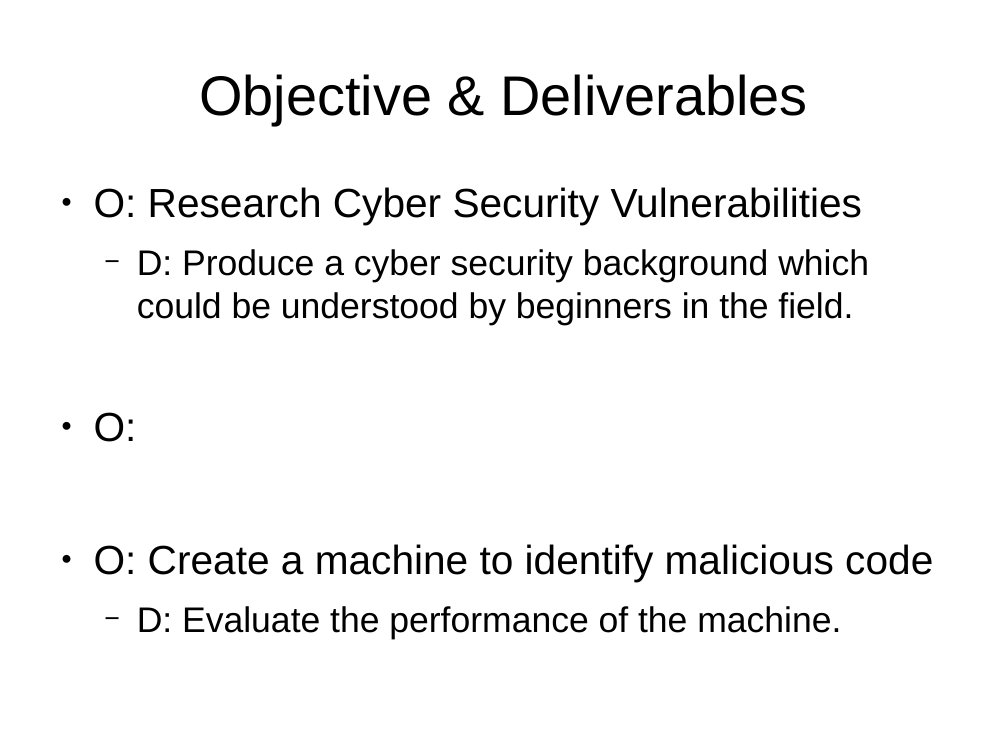
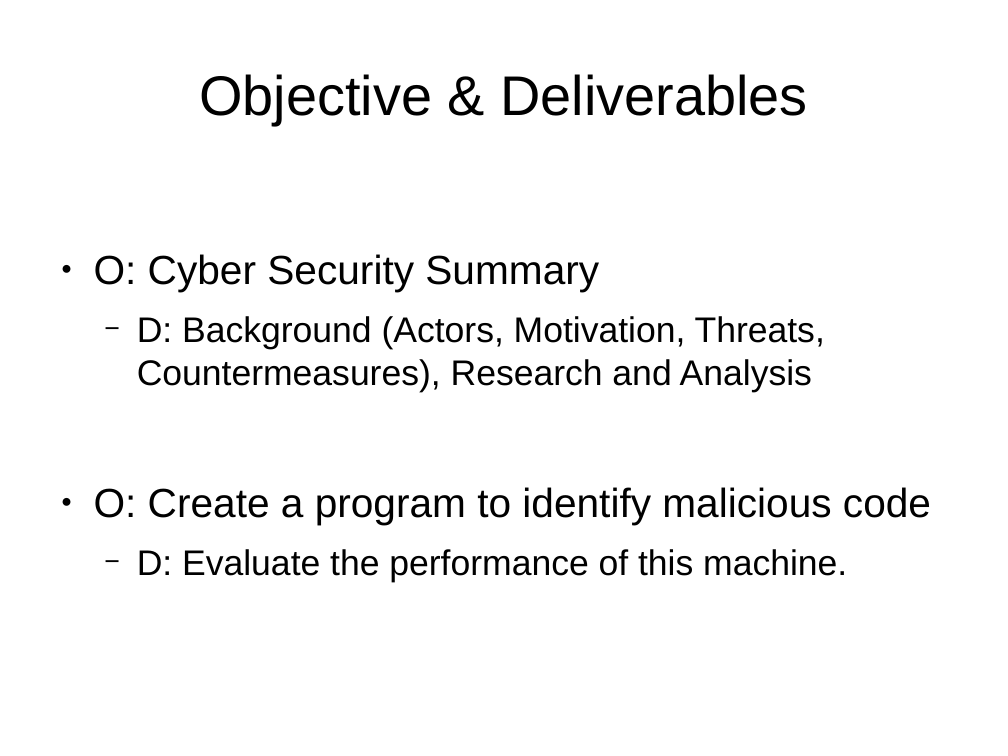
Before and after one commit to KayUOM/Project, a slide deck: slide 2 of presentation.odp. Drawn at 1008x756 pixels with LibreOffice and Linux fonts; fonts in the diff are those of the drawing. Boxes give left, top, right and bottom in pixels: in the first picture for what was removed or moved away, otherwise in the second. Text is boxed around its words. In the diff, an @@ line names an element or a change of style, - is before the commit and + after.

```diff
--- a/presentation.odp
+++ b/presentation.odp
@@ text at [94, 254, 931, 583]: text changed @@
-● O: Research Cyber Security Vulnerabilities
-  − D: Produce a cyber security background which could be understood by beginners in the field.
-● O:
-● O: Create a machine to identify malicious code
-  − D: Evaluate the performance of the machine.
+● O: Cyber Security Summary
+  − D: Background (Actors, Motivation, Threats, Countermeasures), Research and Analysis
+● O: Create a program to identify malicious code
+  − D: Evaluate the performance of this machine.
```
Also in this commit, not shown: 2 other slides changed, 4 slides added, 1 slide removed, 7 other files.
